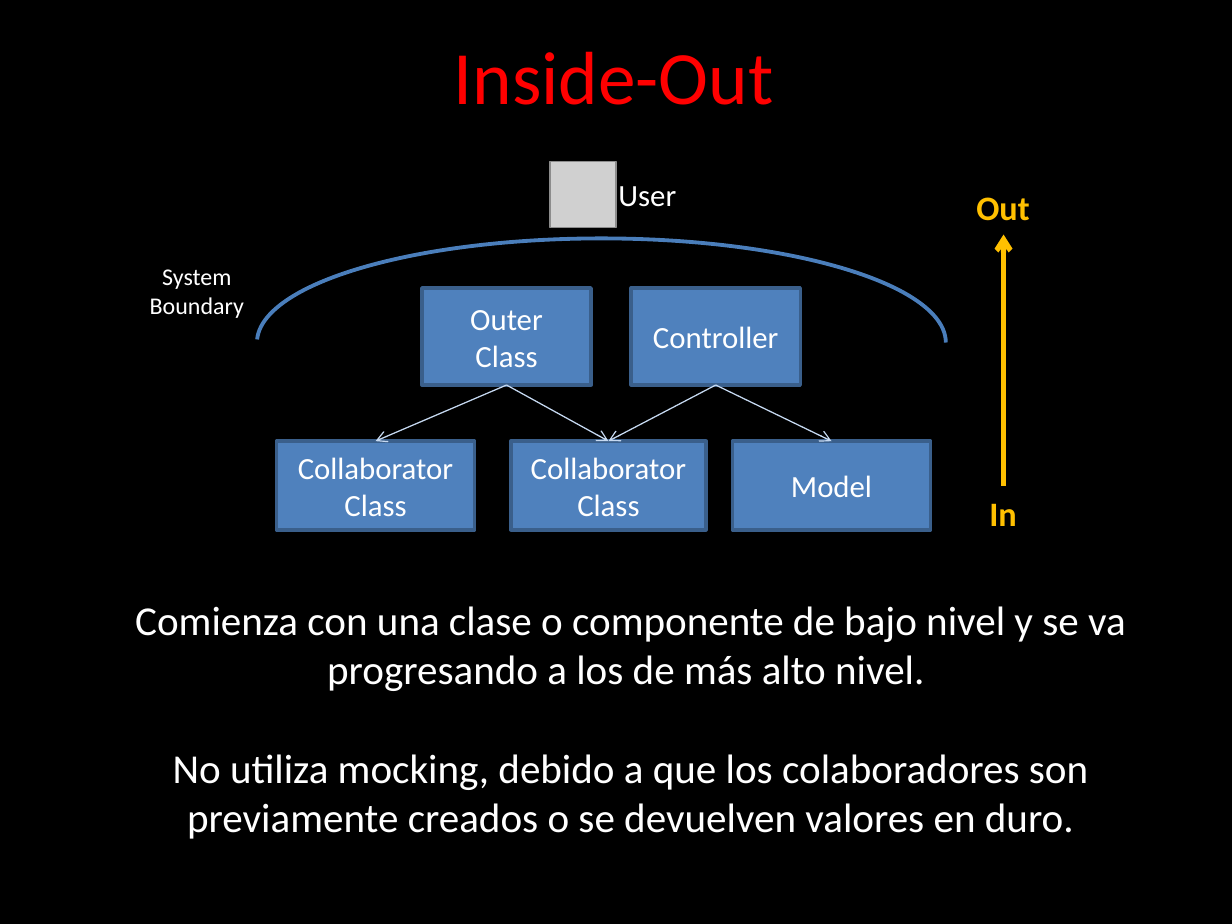
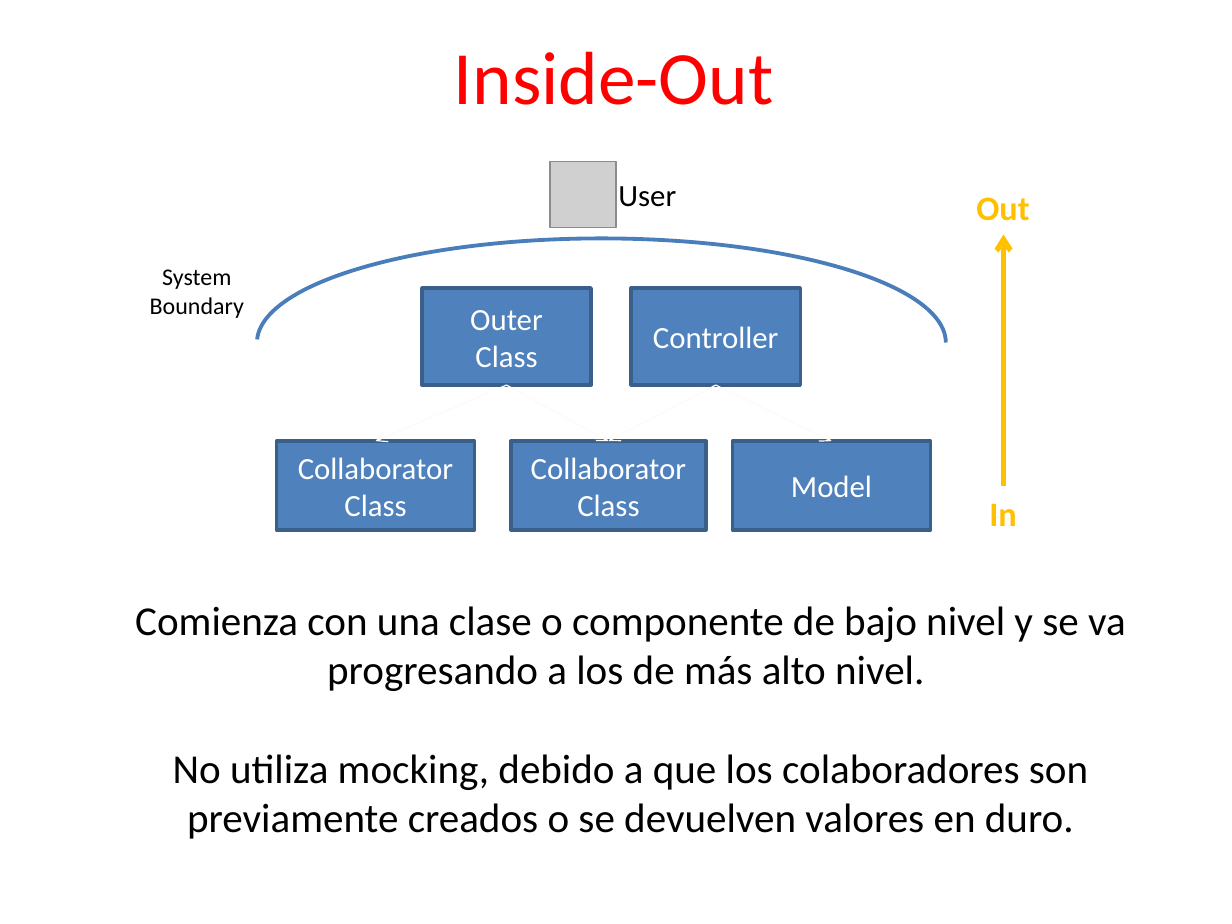
Before and after one commit to angelnunezsalazar/Test-Driven-Development, a slide deck: slide 49 of Diapositivas/Test Driven Development.pptx. Drawn at 1232x924 pixels with LibreOffice and Linux fonts; fonts in the diff are those of the drawing; grey boxes stand for pictures; background and template pictures are left out. Boxes give left, top, right and bottom in pixels: in the first picture for what was removed or moved away, otherwise in the second. Text is boxed around its words. In the diff, an @@ line names an element or a change of style, - is before the commit and + after.

```diff
--- a/Diapositivas/Test Driven Development.pptx
+++ b/Diapositivas/Test Driven Development.pptx
@@ background picture (left out) to #FFFFFF @@
@@ arrow (506, 386) - (376, 441): stroke #C6D9F1 0.75 pt to #FCFBF9 0.75 pt @@
@@ arrow (506, 386) - (609, 441): stroke #C6D9F1 0.75 pt to #FCFBF9 0.75 pt @@
@@ arrow (716, 386) - (609, 441): stroke #C6D9F1 0.75 pt to #FCFBF9 0.75 pt @@
@@ arrow (716, 386) - (832, 441): stroke #C6D9F1 0.75 pt to #FCFBF9 0.75 pt @@
@@ text colour #FFFFFF to #000000 in 3 elements at bbox=[618, 186, 676, 207], bbox=[150, 269, 244, 318], bbox=[135, 606, 1126, 839] @@
```
Also in this commit, not shown: 56 other slides changed, 1 other file.
